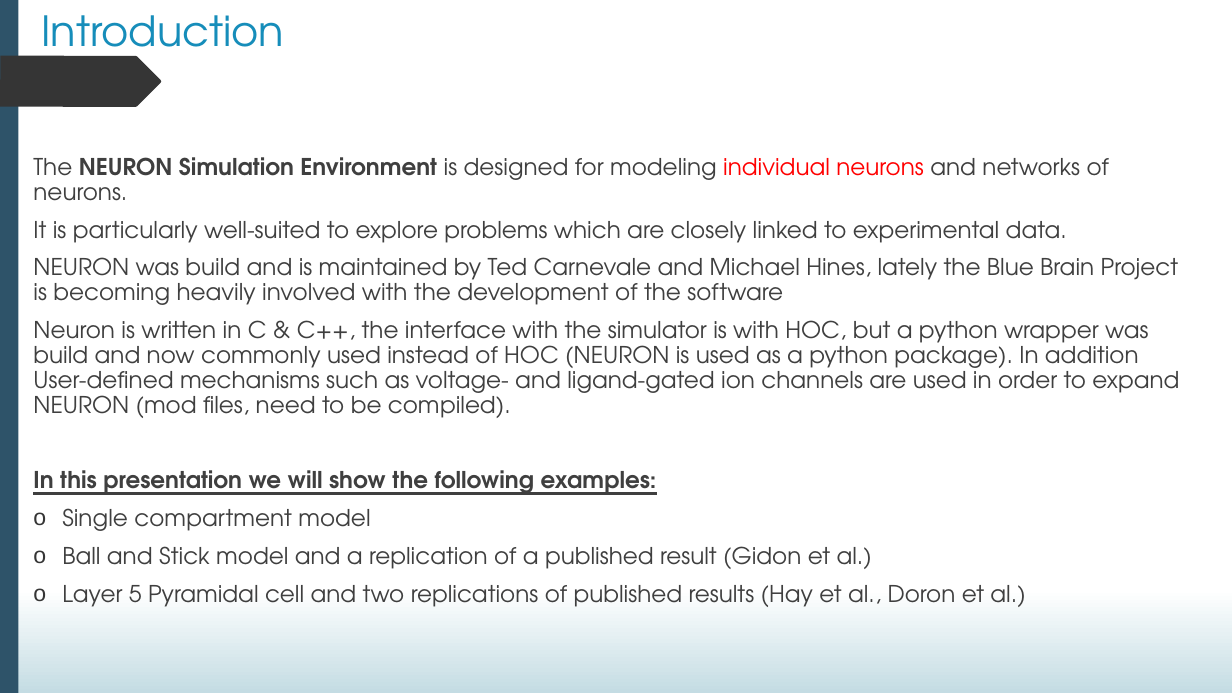
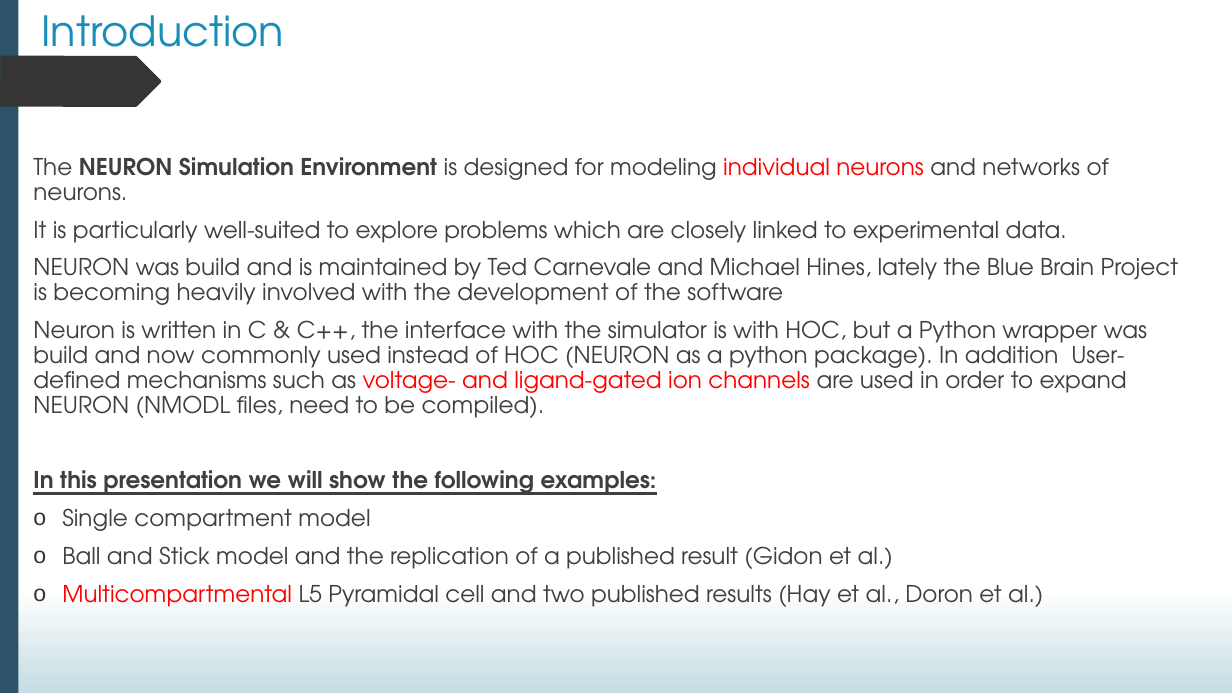
Before and after one commit to darshanmandge/EITN_fall_school_2023, a slide deck: slide 2 of NEURON_tutorial.pptx. Drawn at 1232x693 pixels with LibreOffice and Linux fonts; fonts in the diff are those of the drawing. Boxes give left, top, right and bottom in pixels: in the first picture for what was removed or moved away, otherwise in the second. Text is boxed around its words. In the diff, an @@ line names an element or a change of style, - is before the commit and + after.

```diff
--- a/NEURON_tutorial.pptx
+++ b/NEURON_tutorial.pptx
@@ text at (33, 320, 1147, 418): text changed @@
-Neuron is written in C & C++, the interface with the simulator is with HOC, but a python wrapper was build and now commonly used instead of HOC (NEURON is used as a python package). In addition User-defined mechanisms such as voltage- and ligand-gated ion channels are used in order to expand NEURON (mod files, need to be compiled).
+Neuron is written in C & C++, the interface with the simulator is with HOC, but a Python wrapper was build and now commonly used instead of HOC (NEURON as a python package). In addition User-defined mechanisms such as voltage- and ligand-gated ion channels are used in order to expand NEURON (NMODL files, need to be compiled).
@@ text at (62, 546, 1043, 607): text changed @@
-o Ball and Stick model and a replication of a published result (Gidon et al.)
-o Layer 5 Pyramidal cell and two replications of published results (Hay et al., Doron et al.)
+o Ball and Stick model and the replication of a published result (Gidon et al.)
+o Multicompartmental L5 Pyramidal cell and two published results (Hay et al., Doron et al.)
```
Also in this commit, not shown: 1 other slide changed, 1 other file.
